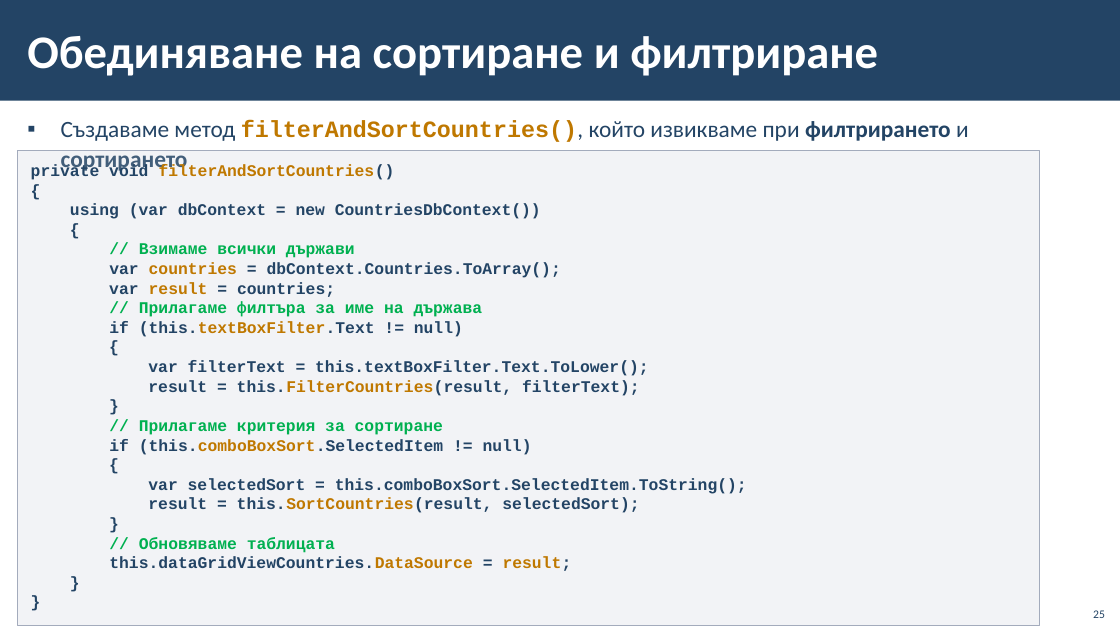
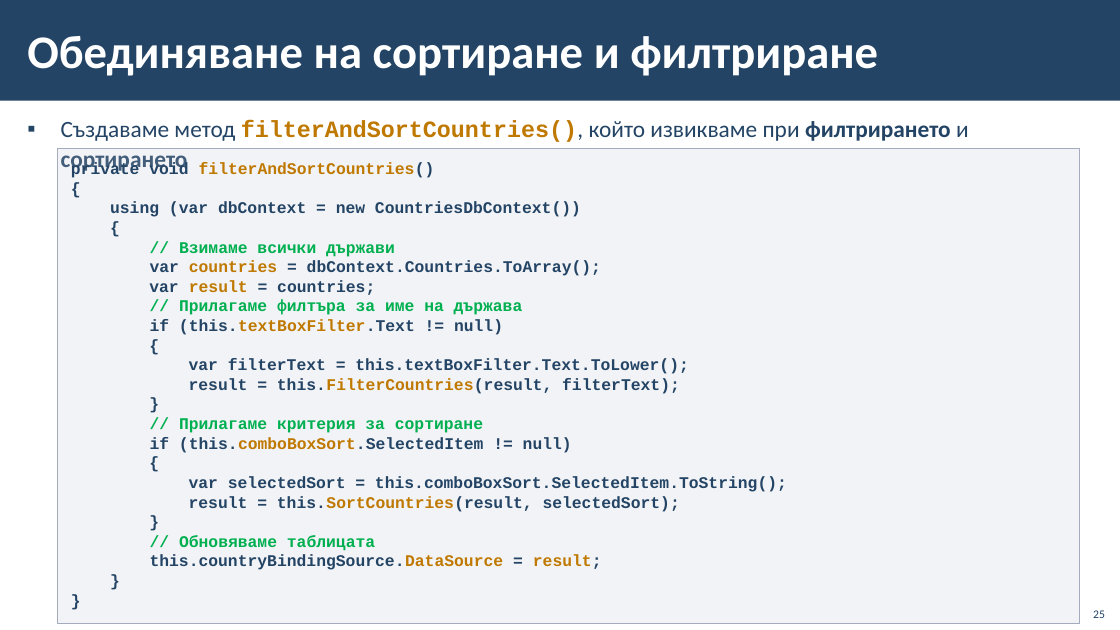
Before and after one commit to BG-IT-Edu/School-Programming, a slide deck: slide 25 of Courses/Software-Sciences/Module-4-Information-Systems-New/08-Navigation-between-Tables/08-Navigation-between-Tables.pptx. Drawn at 1120x630 pixels with LibreOffice and Linux fonts; fonts in the diff are those of the drawing; background and template pictures are left out. Boxes give left, top, right and bottom in pixels: in the first picture for what was removed or moved away, otherwise in the second. Text is boxed around its words. In the diff, an @@ line names an element or a change of style, - is before the commit and + after.

```diff
--- a/Courses/Software-Sciences/Module-4-Information-Systems-New/08-Navigation-between-Tables/08-Navigation-between-Tables.pptx
+++ b/Courses/Software-Sciences/Module-4-Information-Systems-New/08-Navigation-between-Tables/08-Navigation-between-Tables.pptx
@@ rectangle "private void filterAndSortCountries()": place and size @@
-rectangle "private void filterAndSortCountries()" at <box>18,150,1040,626</box>
+rectangle "private void filterAndSortCountries()" at <box>58,149,1081,624</box>
@@ text in rectangle at <box>150,554,602,570</box>: text changed @@
-this.dataGridViewCountries.DataSource = result;
+this.countryBindingSource.DataSource = result;
```
Also in this commit, not shown: 8 other slides changed.
